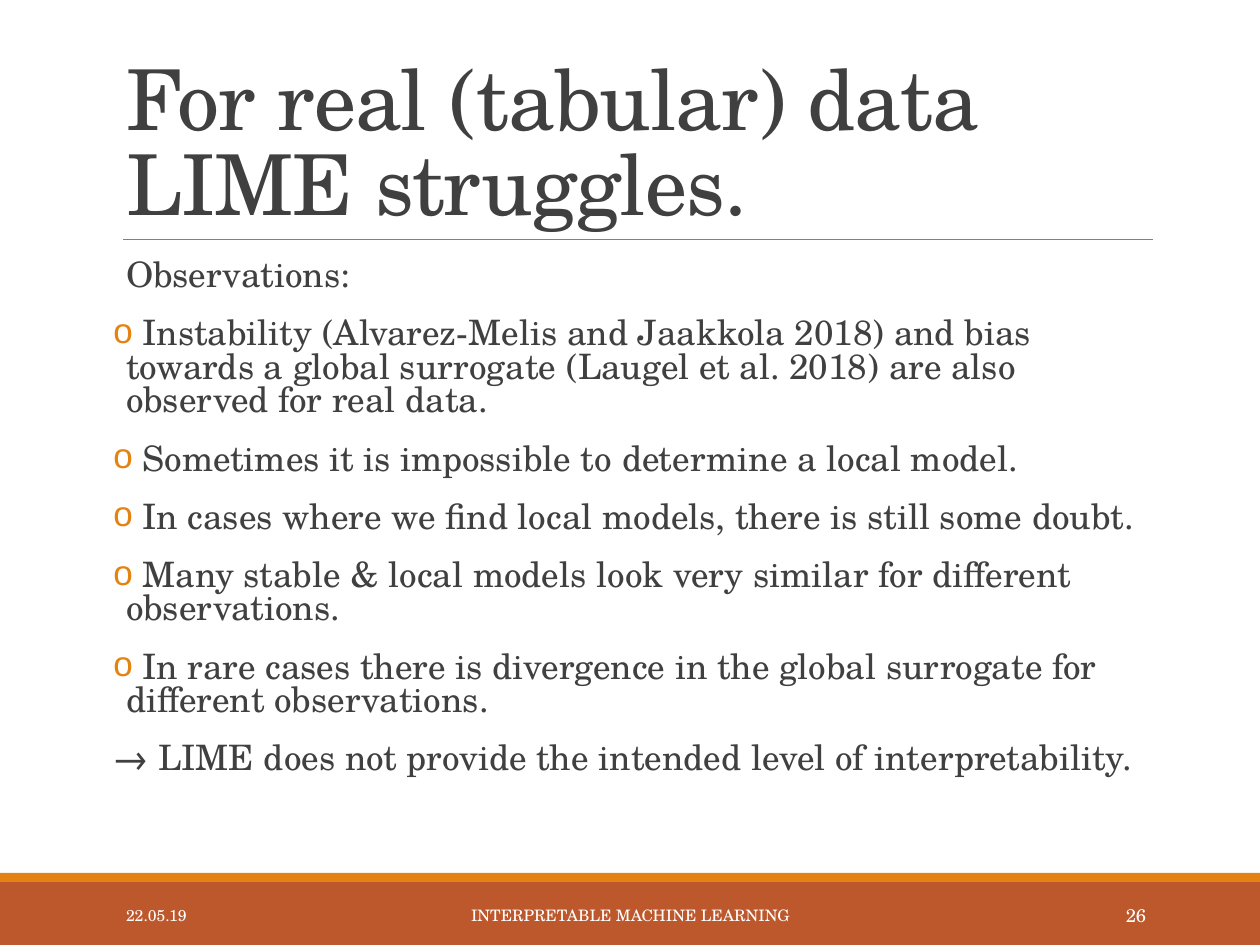
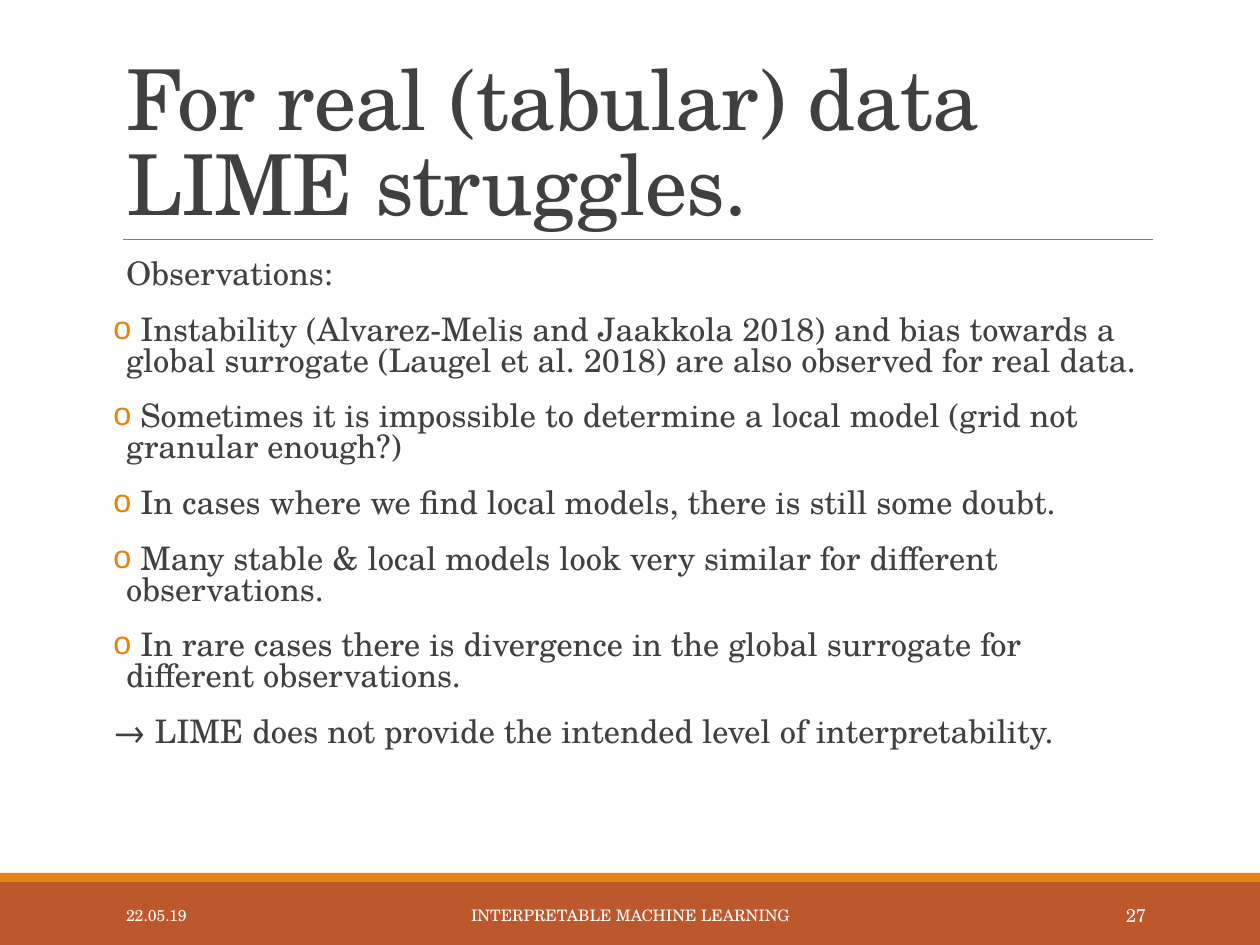
Before and after one commit to slds-lmu/iml_methods_limitations, a slide deck: slide 28 of Slides/LIME-neighbourhood.pptx (slide 27 before the commit). Drawn at 1260x945 pixels with LibreOffice and Linux fonts; fonts in the diff are those of the drawing. Boxes give left, top, right and bottom in pixels: in the first picture for what was removed or moved away, otherwise in the second. Text is boxed around its words. In the diff, an @@ line names an element or a change of style, - is before the commit and + after.

Commit message:
Created r references, only 1 slide missing, to do: CV and rewrite real data section with new plots

```diff
--- a/Slides/LIME-neighbourhood.pptx
+++ b/Slides/LIME-neighbourhood.pptx
@@ text at [126,261,1136,750]: size 20 to 18.5 pt in "Observations:", "Instability (Alvarez-Melis and Jaakkola 2018) and bias ...", "In cases where we find local models, ...", "Many stable & local models look very ..." and 2 more places @@
@@ text at [126,403,1078,465]: text changed; size 20 to 18.5 pt @@
-o Sometimes it is impossible to determine a local model.
+o Sometimes it is impossible to determine a local model (grid not granular enough?)
@@ page number at [1126,909,1146,922]: text changed @@
-26
+27
```
Also in this commit, not shown: 12 other slides changed, 3 slides added, 5 other files.
